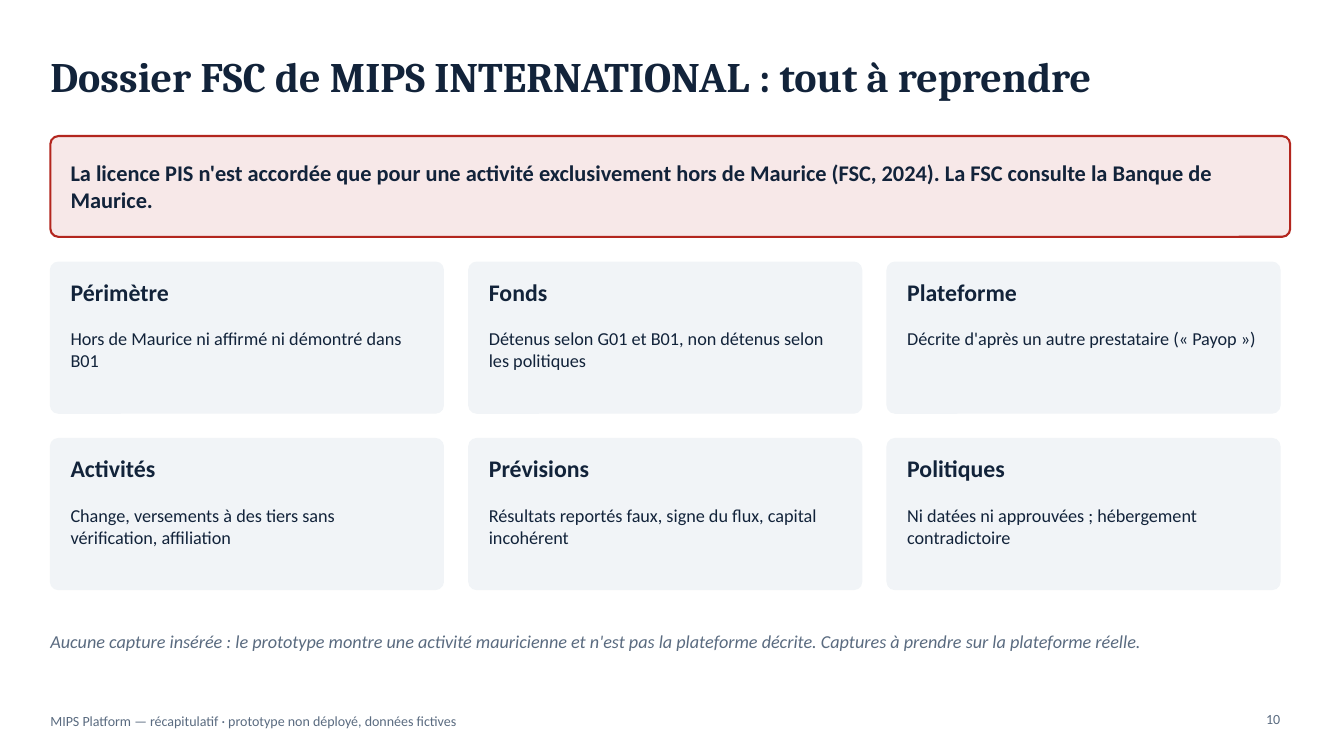
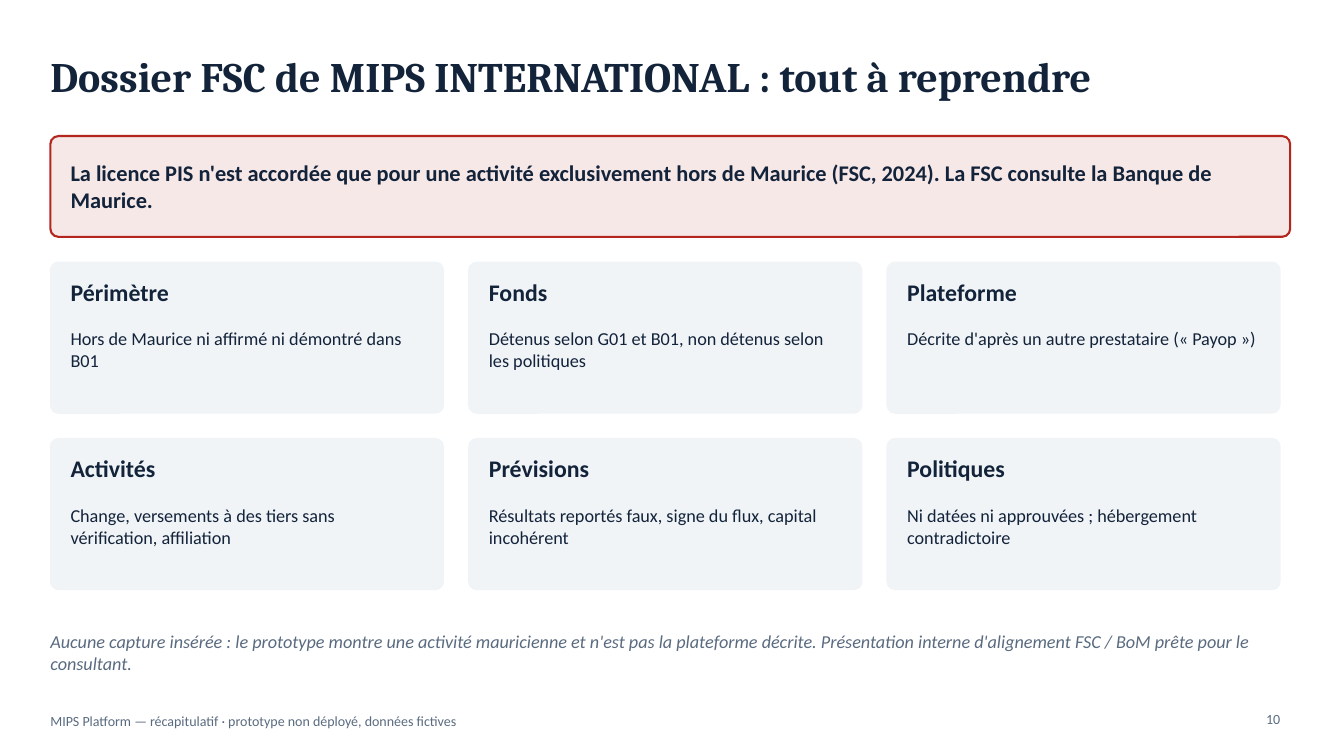
Before and after one commit to fmassonmips/mips-platform, a slide deck: slide 10 of outputs/recap/MIPS-recapitulatif.pptx. Drawn at 1344x756 pixels with LibreOffice and Linux fonts; fonts in the diff are those of the drawing. Boxes give left, top, right and bottom in pixels: in the first picture for what was removed or moved away, otherwise in the second. Text is boxed around its words. In the diff, an @@ line names an element or a change of style, - is before the commit and + after.

```diff
--- a/outputs/recap/MIPS-recapitulatif.pptx
+++ b/outputs/recap/MIPS-recapitulatif.pptx
@@ text at bbox=[50, 635, 1249, 670]: text changed @@
-Aucune capture insérée : le prototype montre une activité mauricienne et n'est pas la plateforme décrite. Captures à prendre sur la plateforme réelle.
+Aucune capture insérée : le prototype montre une activité mauricienne et n'est pas la plateforme décrite. Présentation interne d'alignement FSC / BoM prête pour le consultant.
```
Also in this commit, not shown: 1 other file.
